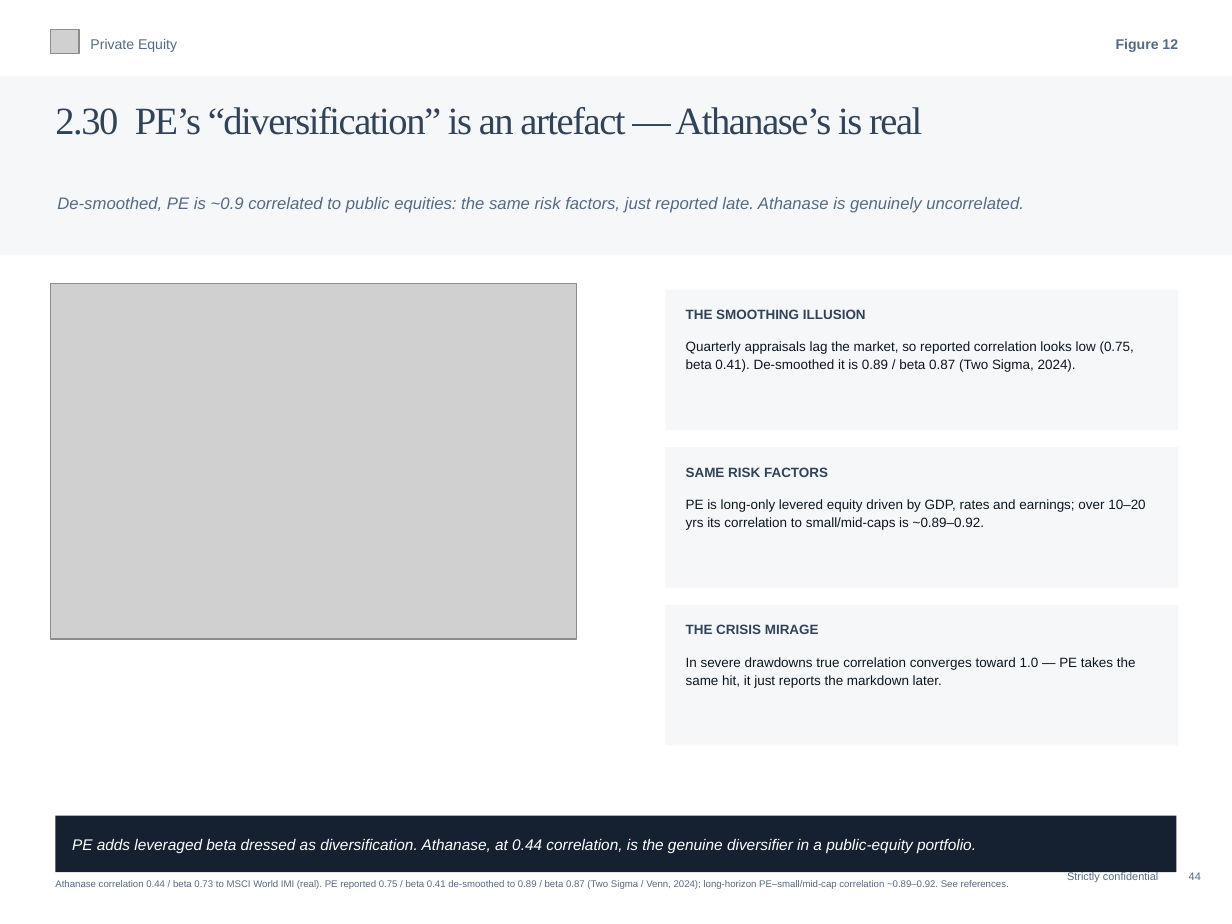
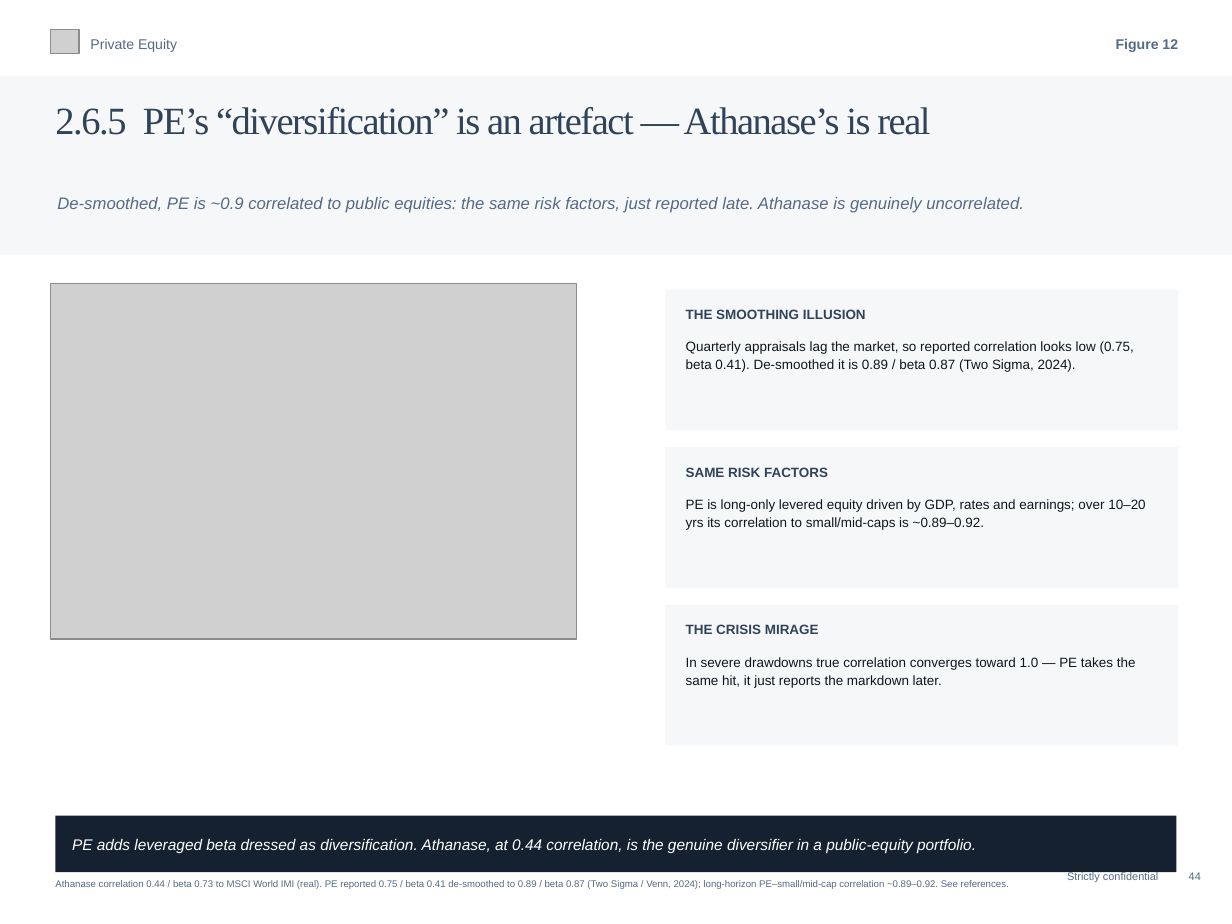
Before and after one commit to charette-lab/Claude, a slide deck: slide 47 of Athanase_Engaged_Ownership_Allocator_Deck.pptx. Drawn at 1232x924 pixels with LibreOffice and Linux fonts; fonts in the diff are those of the drawing; grey boxes stand for pictures. Boxes give left, top, right and bottom in pixels: in the first picture for what was removed or moved away, otherwise in the second. Text is boxed around its words. In the diff, an @@ line names an element or a change of style, - is before the commit and + after.

```diff
--- a/Athanase_Engaged_Ownership_Allocator_Deck.pptx
+++ b/Athanase_Engaged_Ownership_Allocator_Deck.pptx
@@ text at (55,107,930,135): text changed @@
-2.30 PE’s “diversification” is an artefact — Athanase’s is real
+2.6.5 PE’s “diversification” is an artefact — Athanase’s is real
```
Also in this commit, not shown: 32 other slides changed, 1 other file.
